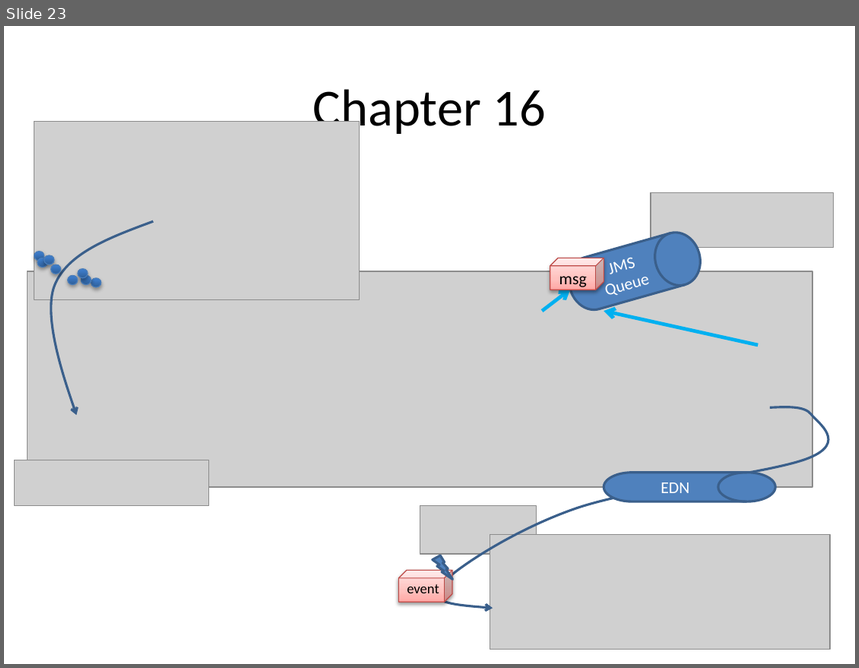
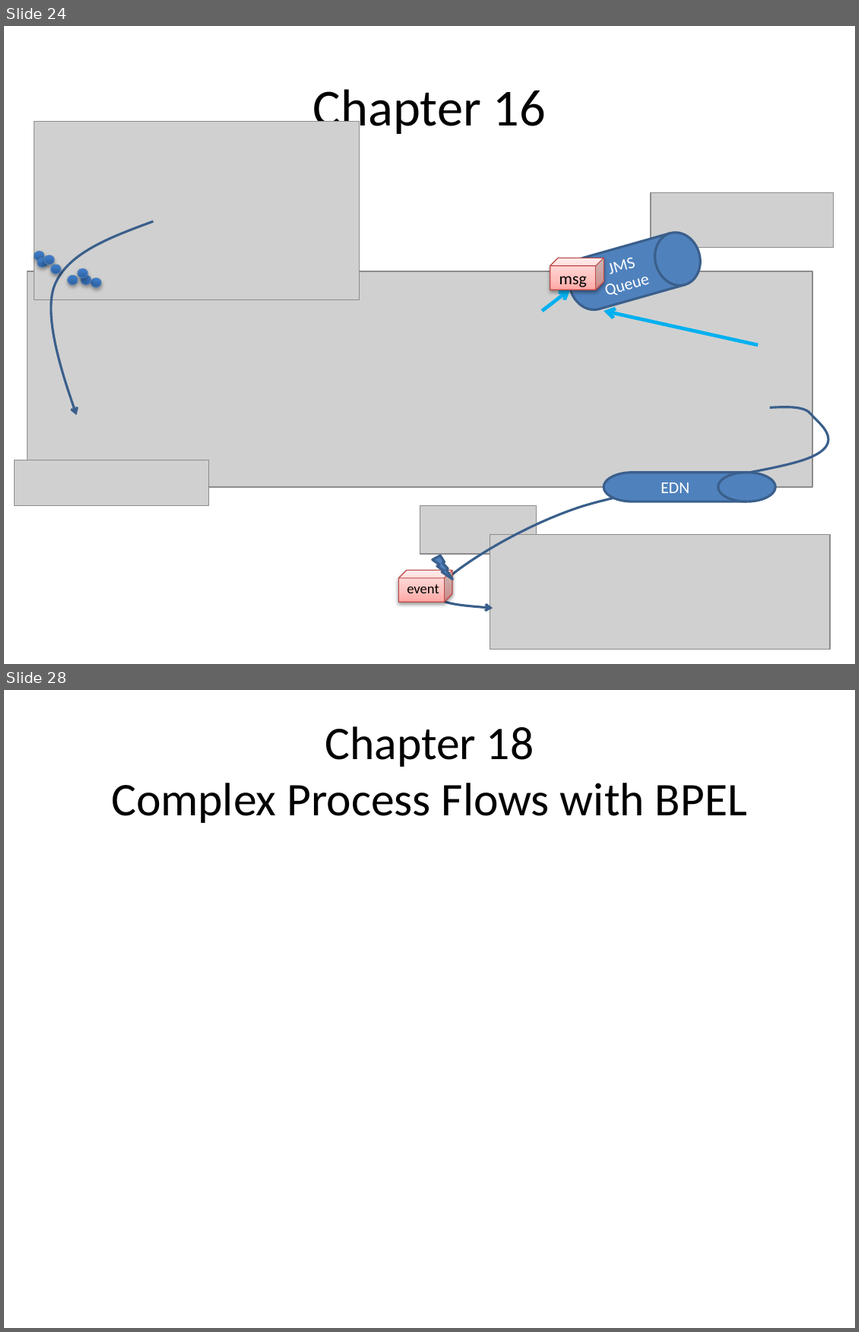
Before and after one commit to lucasjellema/soasuitehandbook, a slide deck: ChapterOverviews_picturesOfService.pptx. Shown one above the other, each under a label of ours: slide 23 before the commit, slides 24 and 28 after it; the slides between them are not shown. The pictures are 859x668 and 859x1332 pixels, drawn with LibreOffice and Linux fonts; fonts in the diff are those of the drawing; grey boxes stand for pictures. Boxes give left, top, right and bottom in pixels: in the first picture for what was removed or moved away, otherwise in the second. Text is boxed around its words. In the diff, an @@ line names an element or a change of style, - is before the commit and + after.

```diff
--- a/ChapterOverviews_picturesOfService.pptx
+++ b/ChapterOverviews_picturesOfService.pptx
@@ slide 28 added at (4,690,855,1328), background #FFFFFF @@
@@ title added at (111,726,747,823), 39.6 pt, text #000000 @@
+Chapter 18
+Complex Process Flows with BPEL
@@ what was slide 23 is now slide 24 @@
```
Also in this commit, not shown: 7 other slides added, 1 slide removed, 3 other files.
